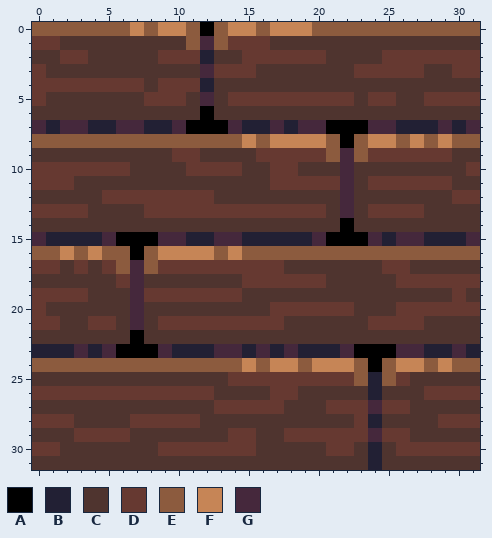
File history of a pixel-art sprite, src/main/resources/tiles/WoodFloor_Tile.png. The picture above was drawn from the file before the commit.
The file is 32x32 pixels. Colours within 5 levels of each other are drawn and written as one.
Palette (. is transparent): A #000000  B #222034  C #4f342f  D #663931  E #8c5b3e  F #c68556  G #45283c
Pixels before, first column x 0:
 0 EEEEEEEFEFFEAEFFEFFFEEEEEEEEEEEE
 1 DDCCCCCCCCCEGEDDDCCCCCCCCCCCCCCC
 2 CCDDCCCCCDDDBCCDDDDDDCCCCDDDDDDD
 3 DCCCCCCCCCCCGDDDCCCCCCCDDDDDCCDD
 4 DDDDDDDDCDDDBCCCCCCCCCCCCCCCCCCC
 5 DCCCCCCCDDDCGCDDDDDDDDDCDDCCDDDD
 6 CCCCCCCCCCCCACCCCCCCCCCCCCCCCCCC
 7 GBGGBBGGBBGAAAGBBGBGGAAAGGBBBGBG
 8 EEEEEEEEEEEEEEEFEFFFFEAEFFEFEFEE
 9 CCCCCCCCCCDDCCCCDDDDDEGEDDDDDDCC
10 DDDDDDDCCCCDDDDCCDDCCCGCCCCCCCCD
11 DDDCCCCCCCCCCCCCCDDDDDGCDDDDDDCC
12 CCCCCDDDDDDDDCCCCCCCCCGCCCCCCCDD
13 DDDDCCCCDDDDDDDDDDDDDCGCDDDDCCCC
14 CCCCCCCCCCCCCCCCCCCCCCACCCCCCCCC
15 GBBBBGAAAGGBBGGBBBBBGAAAGBGGBBBG
16 EEFEFEEAEFFFFEFEEEEEEEEEEEEEEEEE
17 DDCDCDEGEDDDDDDDDDCCCCCCCDDCCCCC
18 CCCCCCDGCCCCCCCDDDDDDCCCCCDDDDDD
19 DDDDCCCGDDDDDDDCCCCCCCCCCCCCCCDC
20 DCCCCCCGCCCCCCCCCDDDDDDCCCDDDDDD
21 DDCCDDCGCDDDDDDDDDCCCCCCDDDDCCCC
22 CCCCCCCACCCCCCCCCCCCCCCCCCCCCCCC
23 BBBGBGAAAGBBBGGBGBGBBBGAAAGGBBGB
24 EEEEEEEEEEEEEEEFEFFEFFFEAEFFEFEE
25 CCCCCCCCCCCCCCDDDDDDDDDEBEDCCCCC
26 DDDDDDDDDDDDDCCCCDDCCCCCBCCCDDDD
27 CCCCCCCCCCCCCDDDDDCCCDDDGDDCCCCC
28 DDDCCCCDDDDDCCCCCCCCCCCDBCCCCDDD
29 CCCDDDDCCCCCCCDDCCDDDDDDGDDCCCCC
30 DDCCCCCCCDDDDDDDCCCCCDDCBCDDDDDD
31 CCCCCCCCCCCCCCCCCCCCCCCCBCCCCCCC
The result:
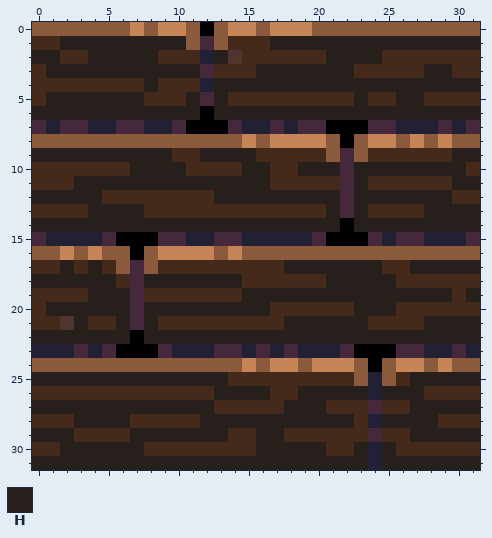
Colours new in this view: H #271f1b
What changed:
colour D: #663931 -> #452a1b
Changed rows in their new state; - is a pixel that keeps its letter.
first column x 0:
 1 --HHHHHHHHH------HHHHHHHHHHHHHHH
 2 HH--HHHHH----H-------HHHH-------
 3 -HHHHHHHHHHH----HHHHHHH-----HH--
 4 --------H----HHHHHHHHHHHHHHHHHHH
 5 -HHHHHHH---H-H---------H--HH----
 6 HHHHHHHHHHHH-HHHHHHHHHHHHHHHHHHH
 9 HHHHHHHHHH--HHHH--------------HH
10 -------HHHH----HH--HHH-HHHHHHHH-
11 ---HHHHHHHHHHHHHH------H------HH
12 HHHHH--------HHHHHHHHH-HHHHHHH--
13 ----HHHH-------------H-H----HHHH
14 HHHHHHHHHHHHHHHHHHHHHH-HHHHHHHHH
17 --H-H-------------HHHHHHH--HHHHH
18 HHHHHH--HHHHHHH------HHHHH------
19 ----HHH--------HHHHHHHHHHHHHHH-H
20 -HHHHHH-HHHHHHHHH------HHH------
21 ---H--H-H---------HHHHHH----HHHH
22 HHHHHHH-HHHHHHHHHHHHHHHHHHHHHHHH
25 HHHHHHHHHHHHHH-------------HHHHH
26 -------------HHHH--HHHHH-HHH----
27 HHHHHHHHHHHHH-----HHH------HHHHH
28 ---HHHH-----HHHHHHHHHHH--HHHH---
29 HHH----HHHHHHH--HH---------HHHHH
30 --HHHHHHD-------HHHHH--H-H------
31 HHHHHHHHHHHHHHHHHHHHHHHH-HHHHHHH
